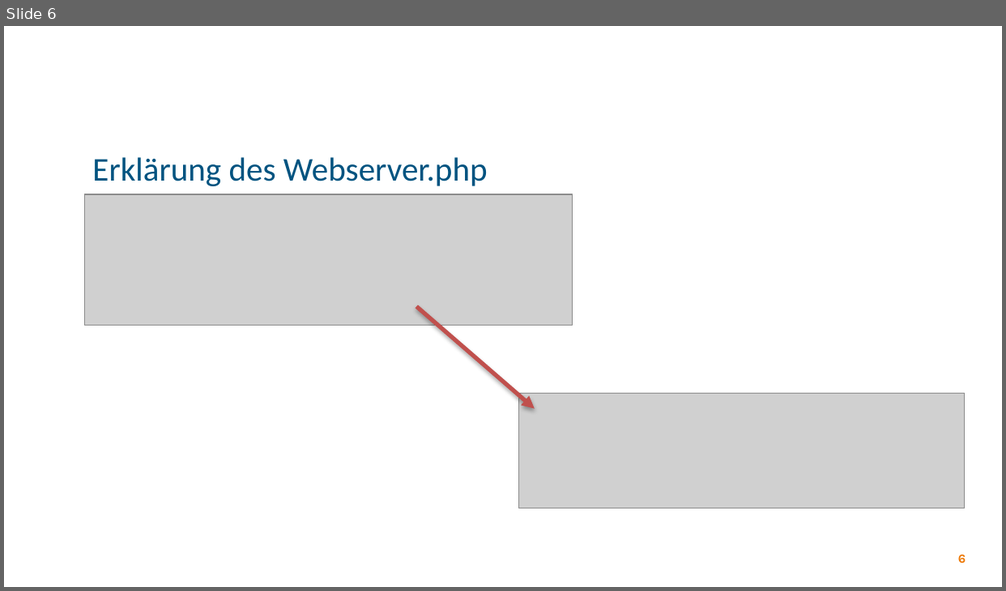
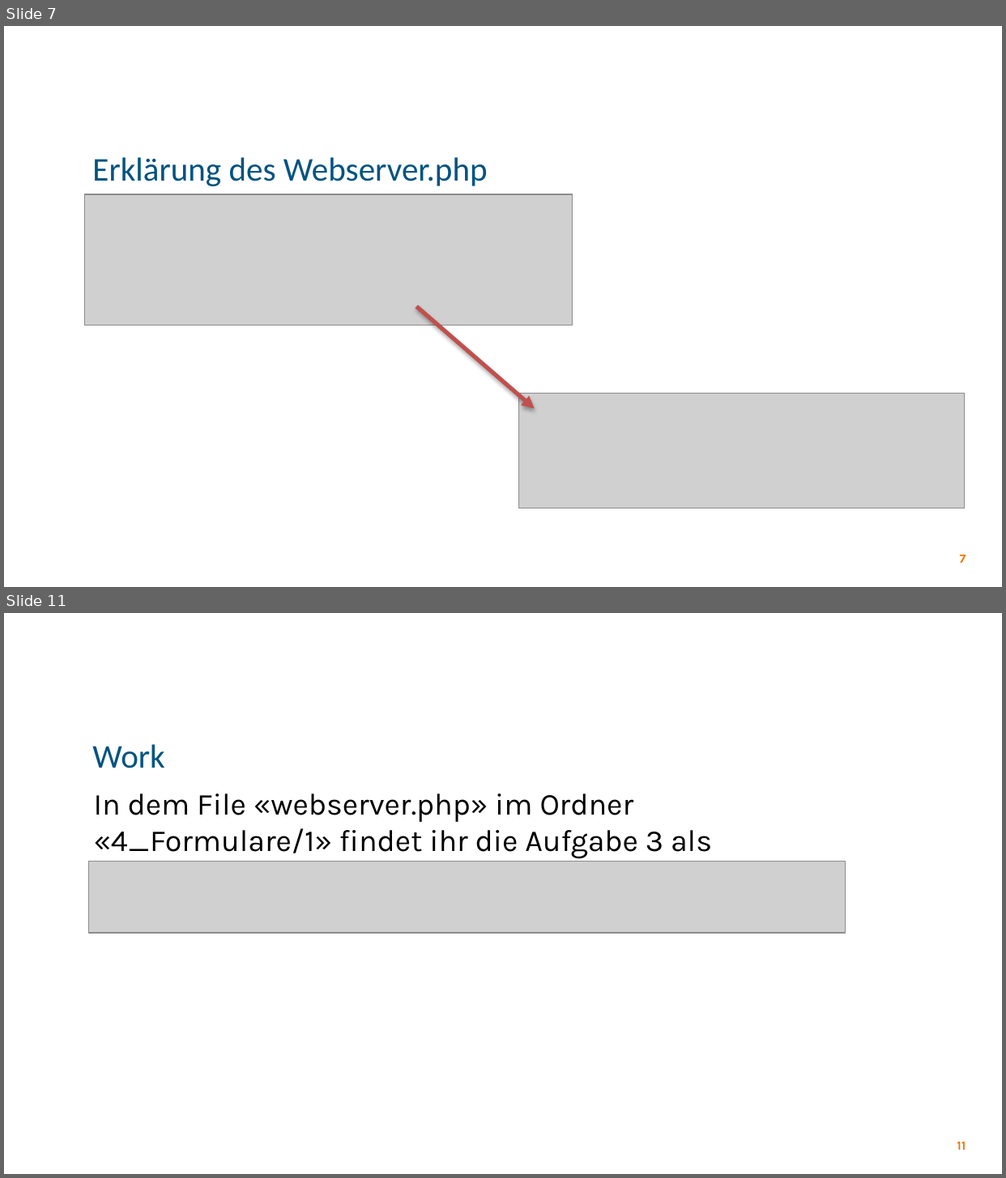
Before and after one commit to jonlanda/PHP-Kurs, a slide deck: 4_Formulare/1/Formular Grundlagen.pptx. Shown one above the other, each under a label of ours: slide 6 before the commit, slides 7 and 11 after it; the slides between them are not shown. The pictures are 1006x591 and 1006x1178 pixels, drawn with LibreOffice and Linux fonts; fonts in the diff are those of the drawing; grey boxes stand for pictures; background and template pictures are left out. Boxes give left, top, right and bottom in pixels: in the first picture for what was removed or moved away, otherwise in the second. Text is boxed around its words. In the diff, an @@ line names an element or a change of style, - is before the commit and + after.

```diff
--- a/4_Formulare/1/Formular Grundlagen.pptx
+++ b/4_Formulare/1/Formular Grundlagen.pptx
@@ slide 11 added at <box>4,613,1002,1174</box>, background #FFFFFF @@
@@ title added at <box>92,744,164,769</box>, 24 pt, text #005380 @@
+Work
@@ text added at <box>94,794,712,862</box>, 22 pt, text #000000 @@
+In dem File «webserver.php» im Ordner «4_Formulare/1» findet ihr die Aufgabe 3 als Kommentar
@@ picture added at <box>89,862,846,933</box> @@
@@ page number added at <box>957,1142,965,1150</box>, 9 pt, text #ED7703, bold @@
+11
@@ what was slide 6 is now slide 7 @@
@@ page number at <box>960,555,966,563</box>: text changed @@
-6
+7
```
Also in this commit, not shown: 1 slide changed, 3 other slides added, 2 slides removed.
